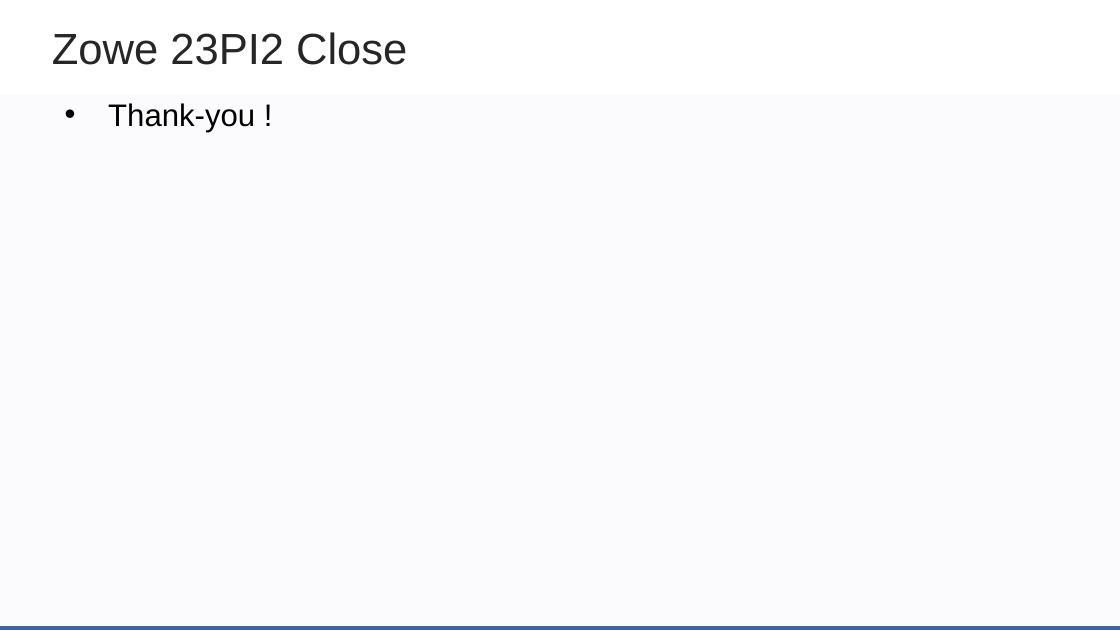
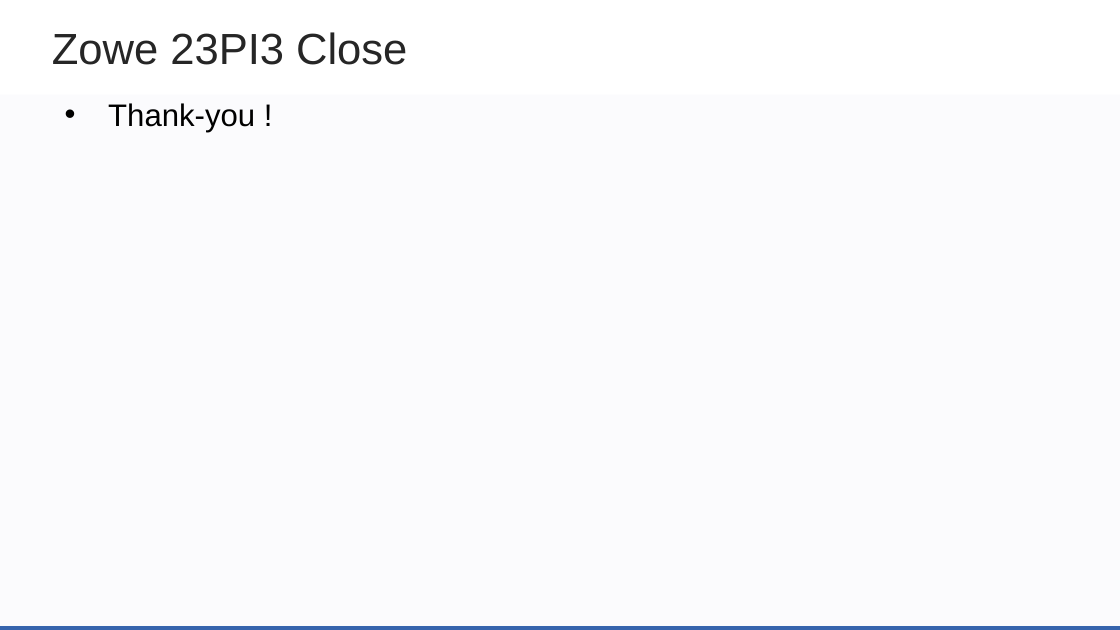
Before and after one commit to zowe/community, a slide deck: slide 7 of Project Management/PI Planning/23PI3 Planning/Zowe 23PI3 Planning - Introduction and Agenda.pptx. Drawn at 1120x630 pixels with LibreOffice and Linux fonts; fonts in the diff are those of the drawing; background and template pictures are left out. Boxes give left, top, right and bottom in pixels: in the first picture for what was removed or moved away, otherwise in the second. Text is boxed around its words. In the diff, an @@ line names an element or a change of style, - is before the commit and + after.

Commit message:
Update Zowe 23PI3 Planning - Introduction and Agenda.pptx

```diff
--- a/Project Management/PI Planning/23PI3 Planning/Zowe 23PI3 Planning - Introduction and Agenda.pptx
+++ b/Project Management/PI Planning/23PI3 Planning/Zowe 23PI3 Planning - Introduction and Agenda.pptx
@@ text at <box>52,32,407,65</box>: text changed @@
-Zowe 23PI2 Close
+Zowe 23PI3 Close
```
Also in this commit, not shown: 1 other slide changed.
